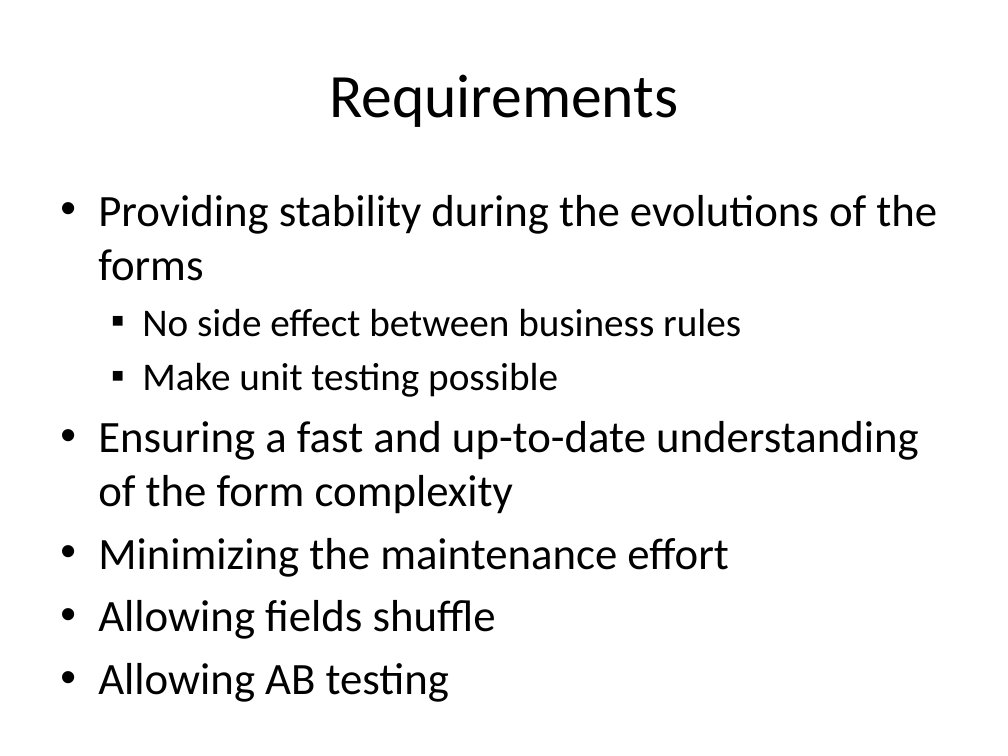
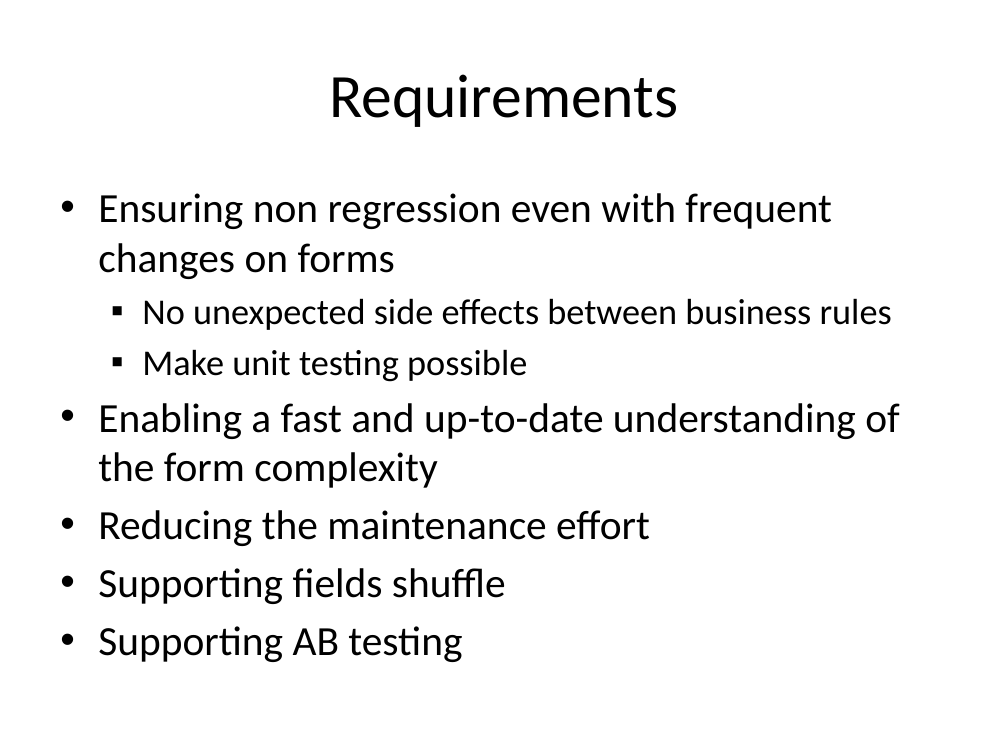
Before and after one commit to lesfurets/mdl4ui, a slide deck: slide 8 of mdl4ui-docs/mdl4ui_cg2013.pptx. Drawn at 1008x756 pixels with LibreOffice and Linux fonts; fonts in the diff are those of the drawing. Boxes give left, top, right and bottom in pixels: in the first picture for what was removed or moved away, otherwise in the second. Text is boxed around its words. In the diff, an @@ line names an element or a change of style, - is before the commit and + after.

Commit message:
udpated field & screen class diagrams
typo in PPT

```diff
--- a/mdl4ui-docs/mdl4ui_cg2013.pptx
+++ b/mdl4ui-docs/mdl4ui_cg2013.pptx
@@ text at (x1=98, y1=193, x2=892, y2=330): text changed; size 32 to 29.6 pt @@
-• Providing stability during the evolutions of the forms
-  ▪ No side effect between business rules
+• Ensuring non regression even with frequent changes on forms
+  ▪ No unexpected side effects between business rules
@@ text at (x1=142, y1=349, x2=527, y2=382): size 28 to 25.9 pt in "Make unit testing possible" @@
@@ text at (x1=98, y1=403, x2=899, y2=662): text changed; size 32 to 29.6 pt @@
-• Ensuring a fast and up-to-date understanding of the form complexity
-• Minimizing the maintenance effort
-• Allowing fields shuffle
-• Allowing AB testing
+• Enabling a fast and up-to-date understanding of the form complexity
+• Reducing the maintenance effort
+• Supporting fields shuffle
+• Supporting AB testing
```
Also in this commit, not shown: 10 other slides changed, 3 other files.
